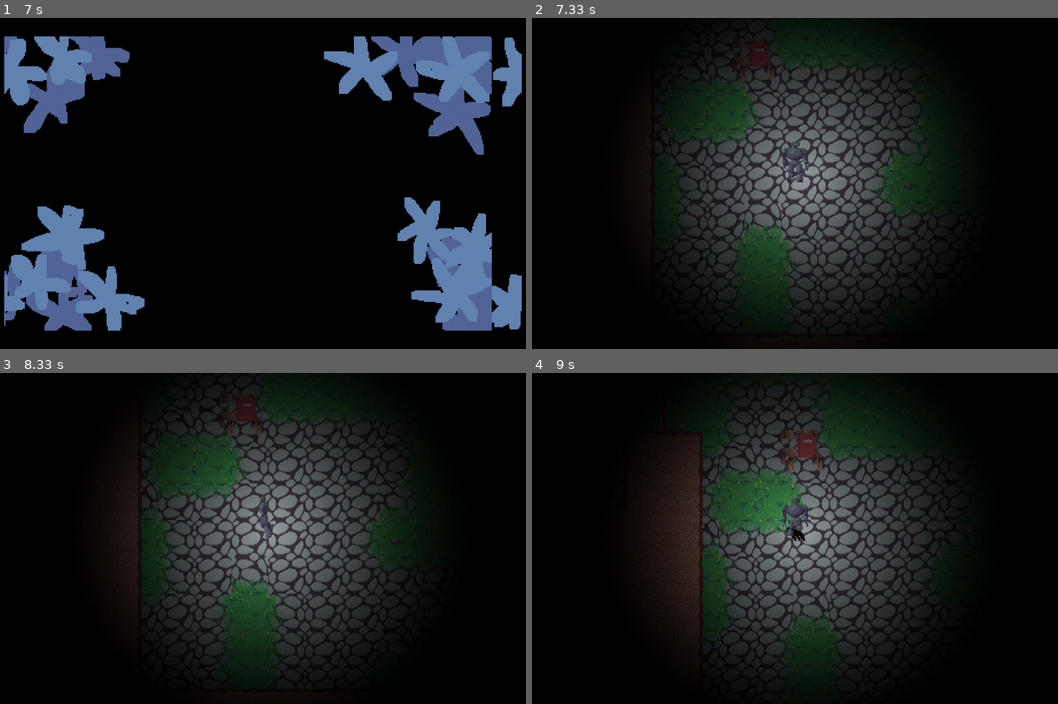
Above: before the commit, frames 1-4 (two rows, left to right).
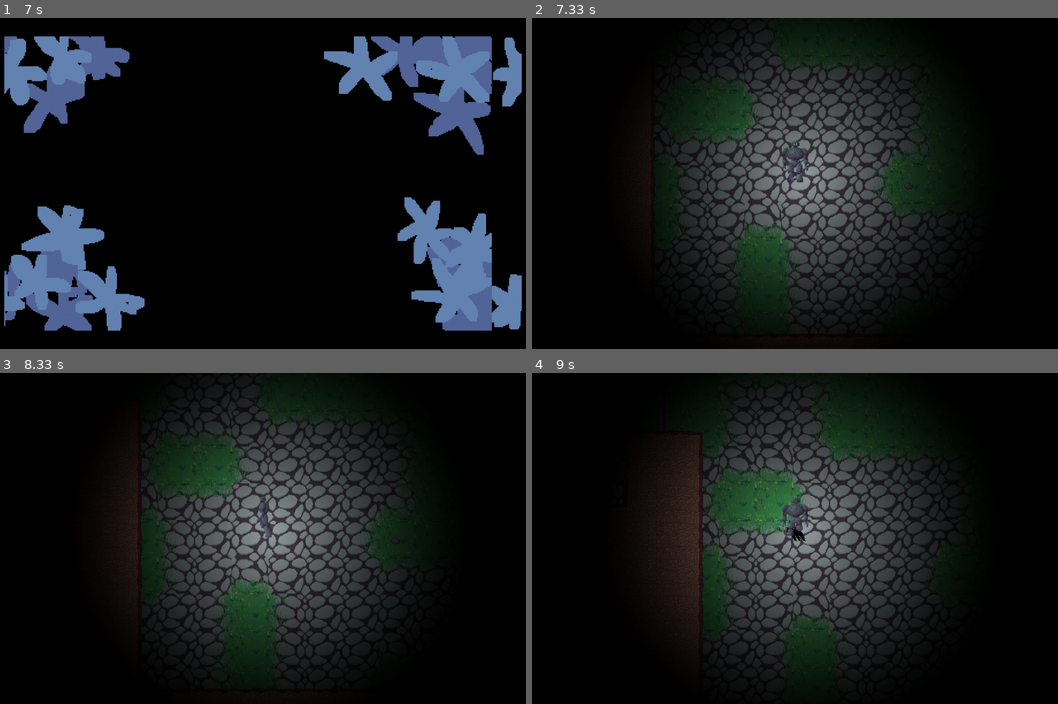
Above: after the commit, the same moments.

Repository: Trickli-bit/EF_Woche_Pygames
Game: pygame game, started from main.py
Two runs of this game, one before a commit and one after it. Both use one fixed random seed, a clock stepped at 60 frames per second and the inputs below.
Inputs:
- Up to frame 1 (7 s): no input
- Up to frame 2 (7.33 s): no input
- Up to frame 3 (8.33 s): hold Left from 8.13 s (still down)
- Up to frame 4 (9 s): release Left at 8.6 s; hold Up from 8.63 s (still down); tap Space at 8.7 s

Frame 1 is identical in both runs. In frame 2, 0.1% of the frame differs, in the area x 38-47%, y 9-19%; in frame 3, 0.2%; in frame 4, 0.5%, in the area x 47-56%, y 16-31%.

Commit message:
Recipe Book Spawn Correct

Diff:
--- a/main.py
+++ b/main.py
@@ -34,20 +34,15 @@
 vignietteSmall = entities.Entity(settings.SCREEN_WIDTH//2, settings.SCREEN_HEIGHT//2, pygame.Rect(0, 0, settings.SCREEN_WIDTH, settings.SCREEN_HEIGHT), "center", (settings.SCREEN_WIDTH, settings.SCREEN_HEIGHT), r"Vigniette2.png",False, False, False, 0, 0, {})
 
 Player = player.Player(settings.SCREEN_WIDTH//2, settings.SCREEN_HEIGHT//2, pygame.Rect(0, 0, 64, 64), "midbottom", (80, 80), r"Player\player.png",True, True, True, 13, 21, {"walking_a": [0, 3, 5, True], "walking_d": [5, 8, 5, True], "walking_s": [10, 15, 5, True], "walking_w": [17, 19, 5, True]})
-Axecrafter = interactable.interactables(2200,1600, pygame.Rect(0, 0, 64, 64), "topleft", (128,128), r"Engine\Entity_Classes\Sprites_Entity_Classes\pixilart-sprite (6).png", True, True, "Axe", "Stick", "Rock", "air", "air", False, 0, 8, {"Craft_Axe" : [0, 7, 10, False]}, "Craft_Axe")
 StartAnimation = entities.Entity(settings.SCREEN_WIDTH//2, settings.SCREEN_HEIGHT//2, pygame.Rect(0, 0, 450, 256), "center", (900, 512), r"StartAnimation.png", False, True, False, 0, 14, {"Start": [1, 13, 10, False]} )
 EndAnimation = entities.Entity(settings.SCREEN_WIDTH//2, settings.SCREEN_HEIGHT//2, pygame.Rect(0, 0, 256, 144), "center", (1024, 576), r"EndAnimation.png", False, True, False, 0, 65, {"End": [0, 64, 10, False]} )
 PoI = entities.Entity(settings.SCREEN_HEIGHT//2 + 50, settings.SCREEN_WIDTH//2 + 50, pygame.Rect(0,0, 64, 64), "center", (64, 64), r"Main\PoI.png", False, True, False, 0, 3, {"PoI": [0, 2, 10, True]})
 start_animation_counter = 0
 Turtle = npc.Turtle(2400, 1800, width_blocks=4, height_blocks=4)
-RecipeBook = collectable.RecipeBook(Axecrafter.pos_x+32, Axecrafter.pos_y+32)
-
 
 overlayGroup_2.add(vigniette, PoI)
 
 playerGroup.add(Player)
-
-entities_group.add(Axecrafter, RecipeBook)
 
 animationGroup.add(StartAnimation)
 
@@ -99,6 +94,15 @@
         Map = generation.generateLandscape(floor_group, entities_group)
         Map.generateGrass()
         Map.generateItems()
+
+        for entity in entities_group:
+            if hasattr(entity, "output") and entity.output == "Axe":
+                recipe_book_x = entity.rect.x + 16
+                recipe_book_y = entity.rect.y + 16
+                RecipeBook = collectable.RecipeBook(recipe_book_x, recipe_book_y)
+                entities_group.add(RecipeBook)
+                break
+
         Map.generateWall()
         Map.generatePrices()
         Player.dx = settings.MIDDLE_X
